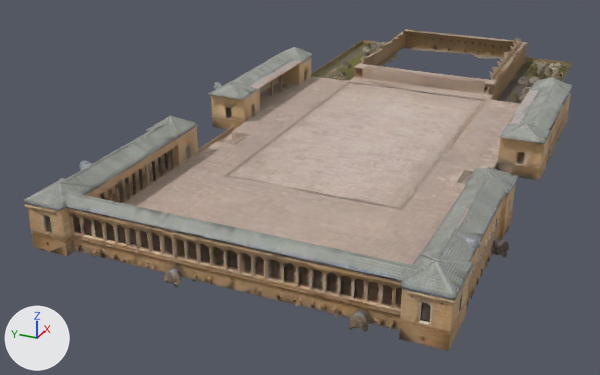
A saved change to the glTF model models/anitkabir.glb.
Before and after are seen from a camera (50 mm lens) standing at (-2.105, -0.697, 0.704) and looking at (-0.171, 0.173, -0.263). The lights are fixed; the arrows at lower left show +X, +Y and +Z. The picture after the commit comes second. Vertices at exactly the same position are counted once.
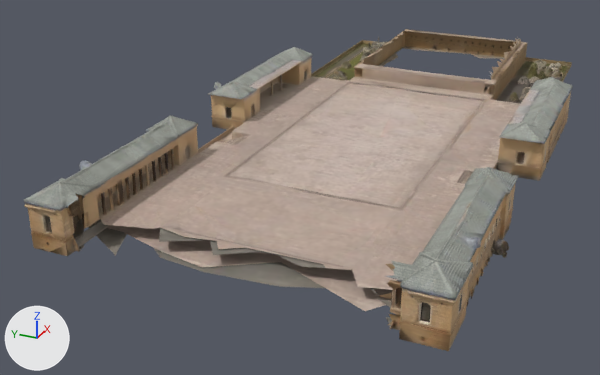
What differs and where, as boxes [x1, y1, x2, y2] in the pictures (600 x 375 px):
part 1 of me_mesh_0, cut back
    before: [67, 194, 400, 332]
    after: [67, 194, 85, 238]

Diff of the bpy script that builds the scene:
```diff
--- a/models/anitkabir.glb.py
+++ b/models/anitkabir.glb.py
@@ me_mesh_0 @@
 # used by ob_mesh_0; location = (0.0, 0.0, 0.0)
-me_mesh_0.from_pydata(...)  # 24572 vertices, 49319 faces; spans x -0.94..0.95, y -0.47..0.47, z -0.15..0.01
+me_mesh_0.from_pydata(...)  # 21580 vertices, 43158 faces; spans x -0.93..0.95, y -0.47..0.47, z -0.15..0.01
+# me_mesh_0 part 1: 6 vertices moved within x -0.91..-0.86, y -0.32..0.35, z -0.11..-0.03; 2992 vertices removed from x -0.94..-0.86, y -0.33..0.35, z -0.14..-0.01
 me_mesh_0.materials.append(mat_material_0)
```
